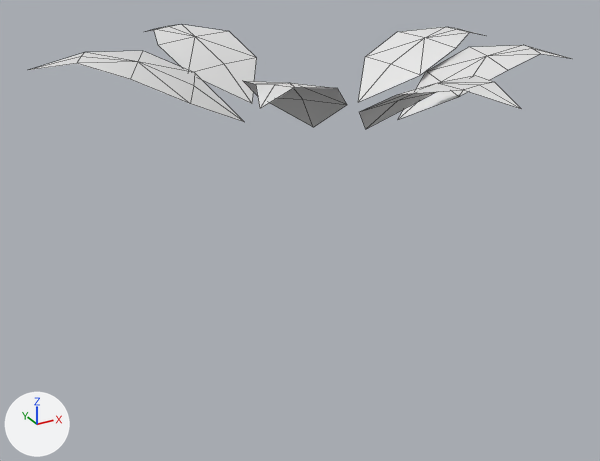
Before and after pictures for a commit that changed the OBJ model game/assets/models/plants/SM_Plant_SpikemossMat_Leaf.obj.
Camera for both pictures: a 50 mm lens placed at (-0.649, -1.143, 0.378), pointed at (-0.003, 0.032, -0.209). Every picture has the same lights, and +X, +Y and +Z are marked at lower left. The first picture is the older version. Mesh edges are drawn as thin lines. Where no turn or scale is listed for an object, it has been applied to the vertices.

The first picture shows 'SM_Plant_SpikemossMat_Leaf'.
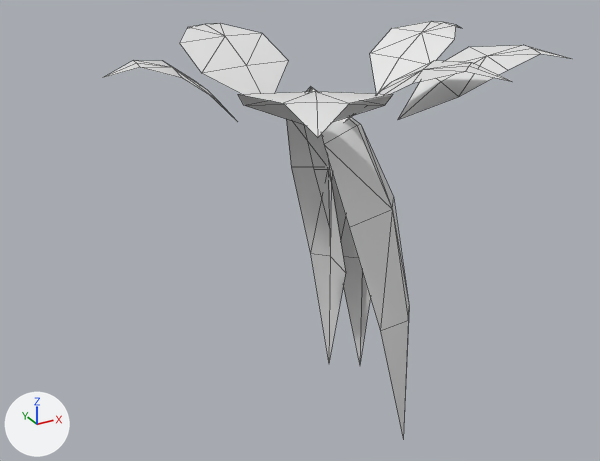
Changed parts and their boxes [x1, y1, x2, y2] in the pictures (600 x 461 px):
'SM_Plant_SpikemossMat_Leaf', reshaped (14% narrower, 296% taller): before [30, 25, 572, 129]; after [105, 21, 572, 436]
part 1 of me_sm_plant_spikemossmat_leaf, rebuilt (26% narrower): before [358, 27, 481, 102]; after [370, 21, 461, 93]
part 2 of me_sm_plant_spikemossmat_leaf, rebuilt: before [150, 25, 256, 103]; after [180, 24, 288, 94]
part 3 of me_sm_plant_spikemossmat_leaf, rebuilt (40% narrower, 19% shorter): before [30, 51, 244, 122]; after [105, 61, 234, 118]
part 4 of me_sm_plant_spikemossmat_leaf, rebuilt (50% wider): before [244, 81, 347, 127]; after [238, 91, 393, 138]
part 5 of me_sm_plant_spikemossmat_leaf, rebuilt (15% taller): before [359, 76, 521, 129]; after [345, 61, 513, 122]
part 6 of me_sm_plant_spikemossmat_leaf, added: after [286, 87, 409, 436]

What the commit changed:
me_sm_plant_spikemossmat_leaf is used by ob_sm_plant_spikemossmat_leaf; location (0.0, 0.0, 0.0).
me_sm_plant_spikemossmat_leaf had 66 vertices, 72 faces and spanned x -0.403..0.402, y -0.362..0.392, z 0.0..0.11.
me_sm_plant_spikemossmat_leaf now has 97 vertices, 108 faces and spans x -0.316..0.412, y -0.343..0.383, z -0.58..0.11.
me_sm_plant_spikemossmat_leaf part 1: the loose piece of 11 vertices spanning x 0.124..0.402, y -0.033..0.137, z 0.0..0.109 is rebuilt with 11 vertices and now spans x 0.178..0.412, y 0.019..0.176, z 0.0..0.108.
me_sm_plant_spikemossmat_leaf part 2: the loose piece of 11 vertices spanning x -0.17..0.013, y 0.131..0.392, z 0.0..0.109 is rebuilt with 11 vertices and now spans x -0.132..0.051, y 0.094..0.383, z 0.0..0.109.
me_sm_plant_spikemossmat_leaf part 3: the loose piece of 11 vertices spanning x -0.403..-0.101, y -0.021..0.196, z 0.0..0.11 is rebuilt with 11 vertices and now spans x -0.316..-0.111, y -0.015..0.116, z 0.0..0.108.
me_sm_plant_spikemossmat_leaf part 4: the loose piece of 11 vertices spanning x -0.188..-0.013, y -0.199..-0.029, z 0.0..0.108 is rebuilt with 11 vertices and now spans x -0.193..0.029, y -0.343..-0.044, z 0.0..0.11.
me_sm_plant_spikemossmat_leaf part 5: the loose piece of 11 vertices spanning x -0.02..0.16, y -0.362..-0.09, z 0.0..0.109 is rebuilt with 11 vertices and now spans x 0.011..0.2, y -0.243..-0.045, z 0.0..0.109.
me_sm_plant_spikemossmat_leaf part 6: a new loose piece of 31 vertices spanning x -0.023..0.167, y -0.168..0.16, z -0.58..0.054.
